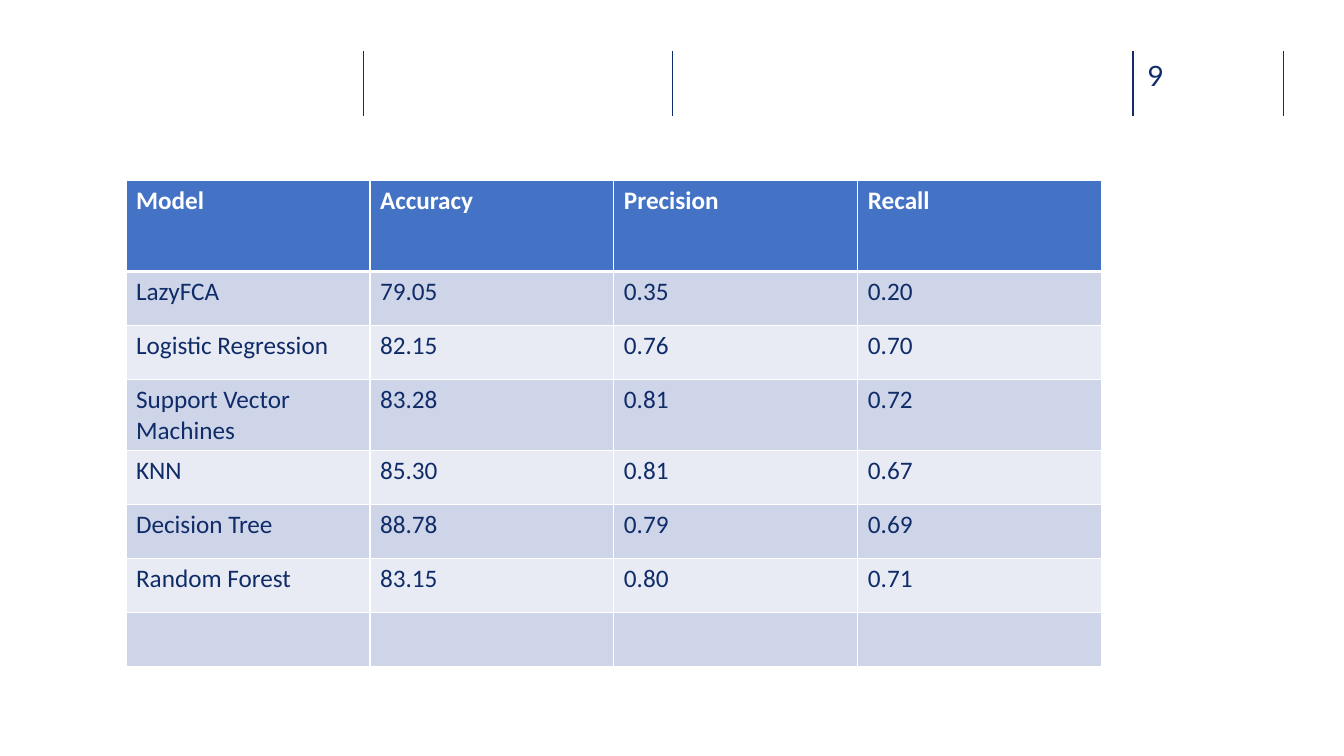
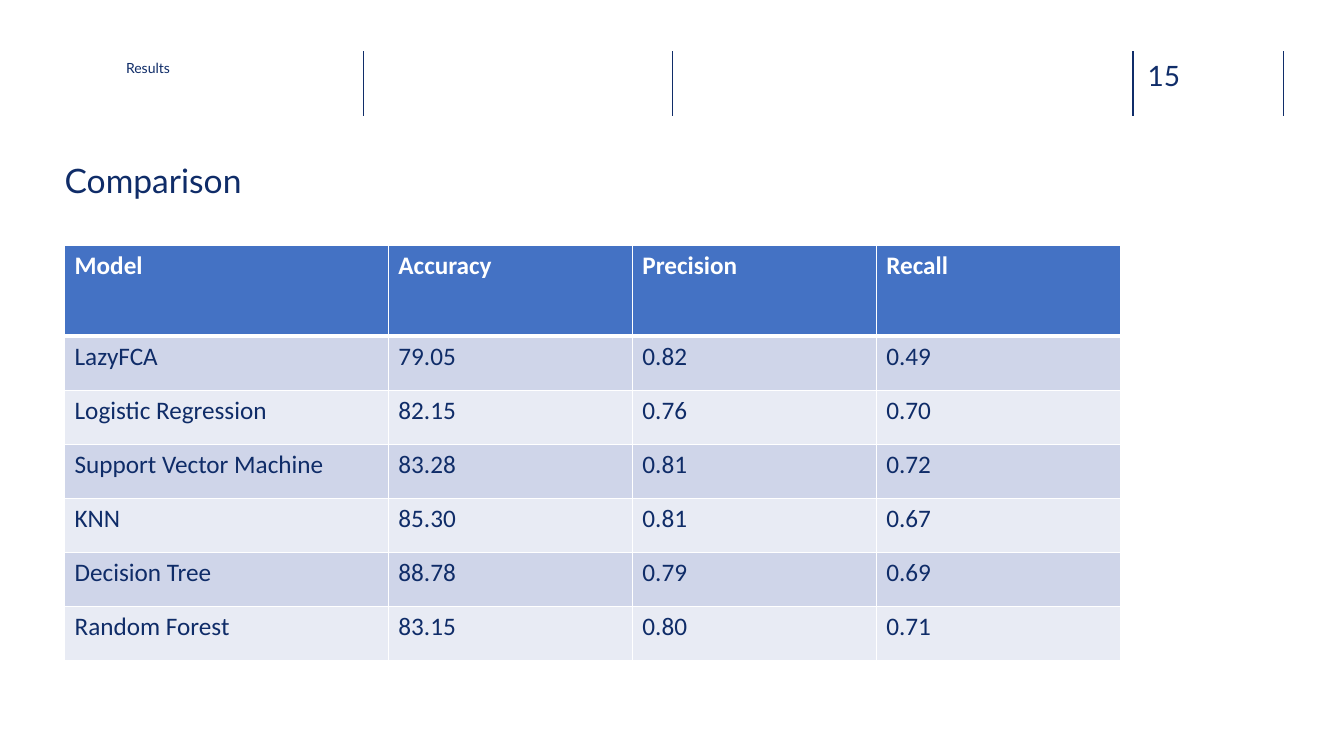
Before and after one commit to zuoxu3310/LazyFCA, a slide deck: slide 15 of Project Report on OSDA.pptx (slide 9 before the commit). Drawn at 1344x756 pixels with LibreOffice and Linux fonts; fonts in the diff are those of the drawing; background and template pictures are left out. Boxes give left, top, right and bottom in pixels: in the first picture for what was removed or moved away, otherwise in the second. Text is boxed around its words. In the diff, an @@ line names an element or a change of style, - is before the commit and + after.

```diff
--- a/Project Report on OSDA.pptx
+++ b/Project Report on OSDA.pptx
@@ text added at box(126, 62, 170, 73), 10 pt, text #0F2C68 @@
+Results
@@ page number at box(1148, 66, 1181, 87): text changed @@
-9
+15
@@ text added at box(65, 168, 242, 199), 24 pt, text #0F2C68 @@
+Comparison
@@ table at box(65, 245, 1120, 660) @@
-row 2, column 3: 0.35
+row 2, column 3: 0.82
-row 2, column 4: 0.20
+row 2, column 4: 0.49
-row 4, column 1: Support Vector Machines
+row 4, column 1: Support Vector Machine
-row 8:  |  |  | 
@@ table: place and size @@
-table at box(126, 180, 1102, 650)
+table at box(65, 245, 1120, 660)
```
Also in this commit, not shown: 6 other slides changed, 8 slides added, 1 slide removed, 1 other file.
